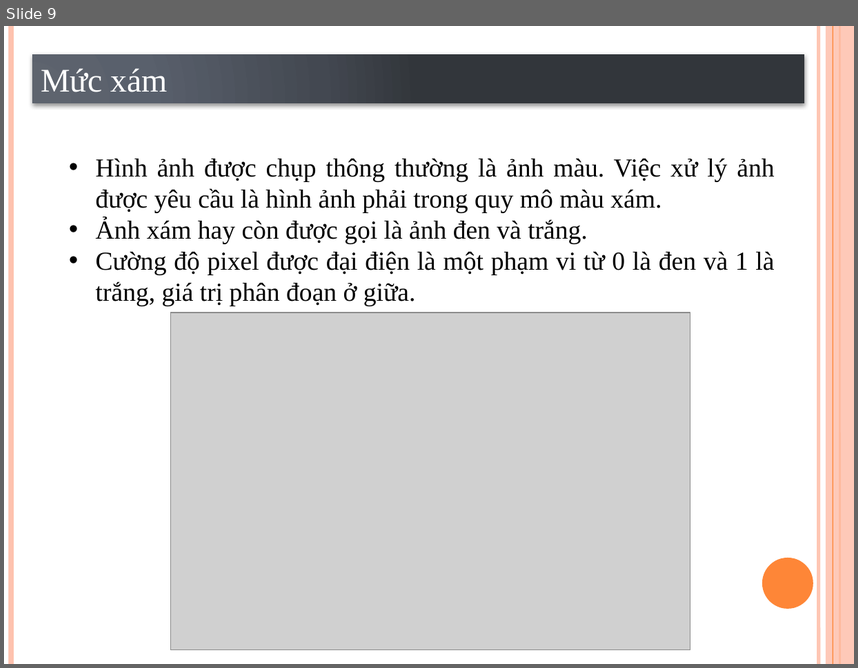
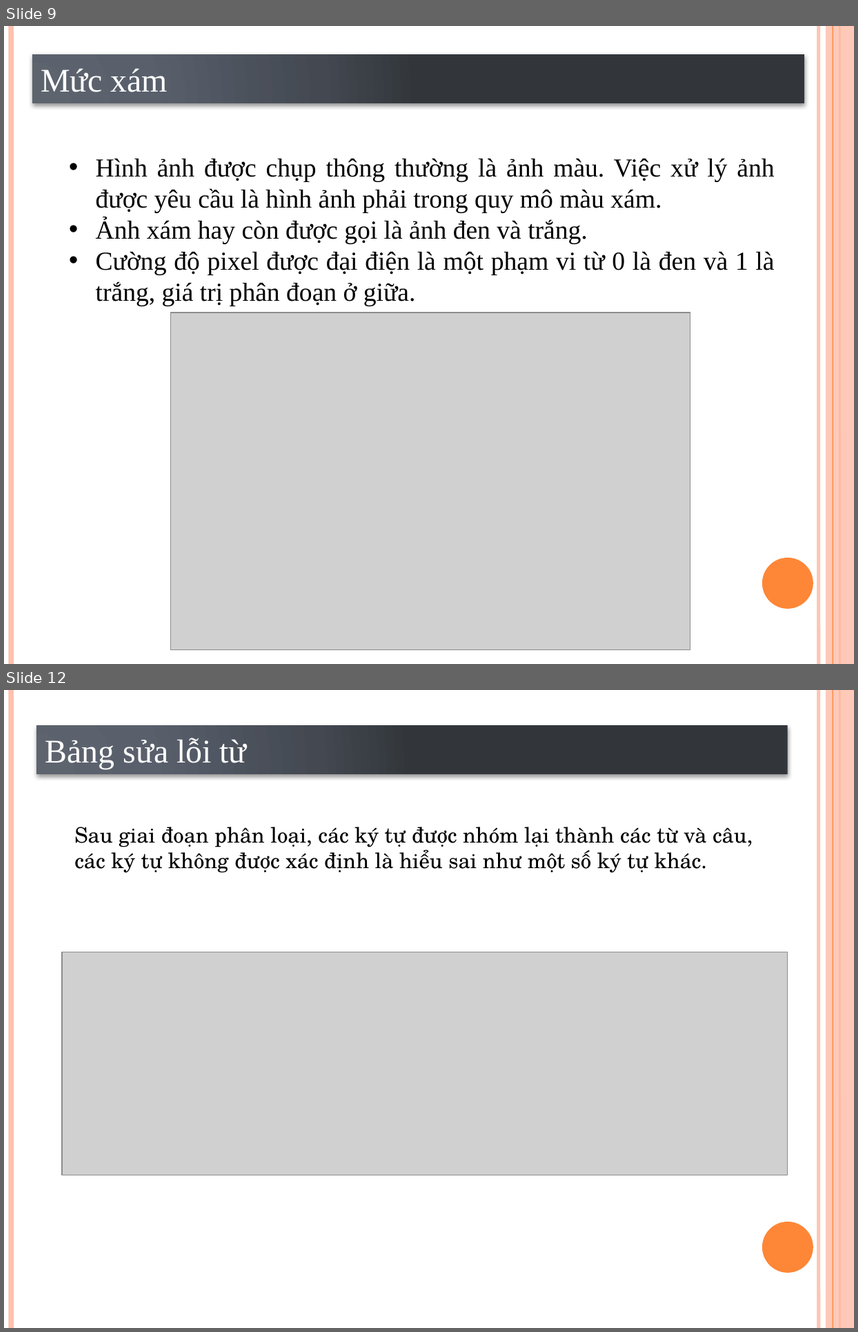
Before and after one commit to VoLeKhanhDuy/Xu_Ly_Anh, a slide deck: Optical character recognition using template matching.pptx. Shown one above the other, each under a label of ours: slide 9 before the commit, slides 9 and 12 after it; the slides between them are not shown. The pictures are 858x668 and 858x1332 pixels, drawn with LibreOffice and Linux fonts; fonts in the diff are those of the drawing; grey boxes stand for pictures. Boxes give left, top, right and bottom in pixels: in the first picture for what was removed or moved away, otherwise in the second. Text is boxed around its words. In the diff, an @@ line names an element or a change of style, - is before the commit and + after.

```diff
--- a/Optical character recognition using template matching.pptx
+++ b/Optical character recognition using template matching.pptx
@@ slide 12 added at [4,690,854,1328], background #FFFFFF; not listed: 6 template elements that a slide beside it also shows @@
@@ rectangle added at [37,726,788,774], fill gradient #5E656F to #5B616B to #444951 to #32363C, 28 pt, text #FFFFFF @@
+Bảng sửa lỗi từ
@@ text added at [74,827,753,873], 18 pt, text #000000 @@
+Sau giai đoạn phân loại, các ký tự được nhóm lại thành các từ và câu, các ký tự không được xác định là hiểu sai như một số ký tự khác.
@@ picture added at [62,952,788,1174] @@
```
Also in this commit, not shown: 5 other slides added.
